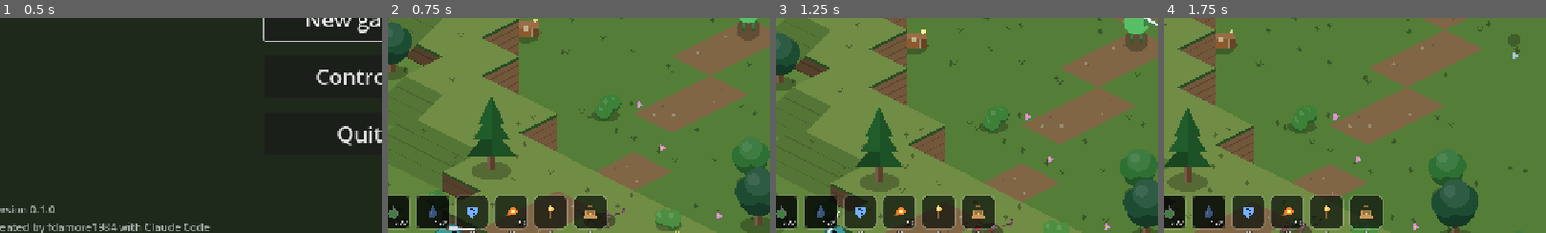
Above: before the commit, frames 1-4 (left to right).
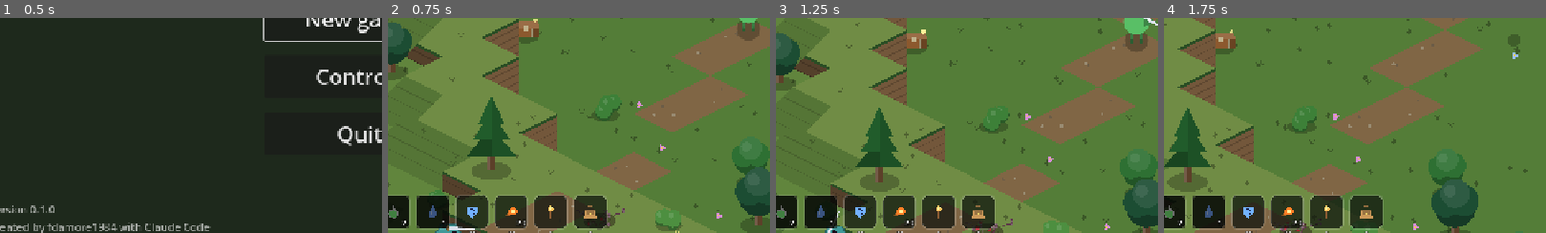
Above: after the commit, the same moments.

Repository: fdamore1984/gobelino-game
Game: Godot game, scene res://scenes/menu.tscn
Two runs of this game, one before a commit and one after it. Both use one fixed random seed, a clock stepped at 60 frames per second and the inputs below.
Inputs (mouse positions are % of the whole screen's width and height, from its top left):
- Up to frame 1 (0.5 s): no input
- Up to frame 2 (0.75 s): click "New game" at 0.5 s
- Up to frame 3 (1.25 s): no input
- Up to frame 4 (1.75 s): tap Enter (ui_accept) at 1.25 s; move the mouse to (72, 45) at 1.27 s; hold D (move_right) from 1.28 s (still down); hold Space (dodge) from 1.28 s (still down); click (72, 45) at 1.42 s; tap F (jump) at 1.52 s; tap T (mana_potion) at 1.55 s
The pictures show only the part of the screen within x 3-53%, y 47-97%; the shares and areas given below are measured in that part.

Frame 1 is identical in both runs. In frame 2, less than 0.1% of the frame differs, in the area x 2-16%, y 94-97%; in frame 3, less than 0.1%; in frame 4, less than 0.1%.

Commit message:
Pozioni senza limite, sempre nella cintura
- Pozioni di vita e di mana senza limite: raccolte, comprate o vinte
  vanno nella cintura, mai nell'inventario.
- Tolto il potenziamento +1 pozione.
- Nei salvataggi vecchi le pozioni dell'inventario passano nella
  cintura; il potenziamento già scelto non si mostra più.
- README, pagina itch.io e screenshot aggiornati.

Co-Authored-By: Claude Opus 5.5 <noreply@anthropic.com>
Claude-Session: https://claude.ai/code/session_01RZiywFjVqLoW3b1UN9Ro6e

Diff:
--- a/data/translations.csv
+++ b/data/translations.csv
@@ -22,7 +22,6 @@
 HUD_SHIELD_ACTIVE,Shield: active
 HUD_SHIELD_COOLDOWN,Shield: %d s
 UPGRADE_HEAVY,Chained power strikes +1
-UPGRADE_POTION,Potions +1
 UPGRADE_SHIELD,Shield recharge -2%
 TOUCH_HEAVY,Power
 TOUCH_POTION,Potion
@@ -43,7 +42,6 @@
 POWERUP_DODGE,Dodges
 POWERUP_JUMP,Jumps
 POWERUP_HEALTH,Max health
-POWERUP_POTION,Potions
 POWERUP_SHIELD,Shield recharge
 POWERUP_RUN,Run speed
 POWERUP_EMPOWERED,Perfect parry: empowered attacks %d s
--- a/scenes/game.tscn
+++ b/scenes/game.tscn
@@ -193,11 +193,6 @@
 custom_minimum_size = Vector2(222, 176)
 layout_mode = 2
 
-[node name="UpgradePotion" type="Button" parent="HUD/LevelUp/Center/VBox/Upgrades"]
-unique_name_in_owner = true
-custom_minimum_size = Vector2(222, 176)
-layout_mode = 2
-
 [node name="UpgradeShield" type="Button" parent="HUD/LevelUp/Center/VBox/Upgrades"]
 unique_name_in_owner = true
 custom_minimum_size = Vector2(222, 176)
--- a/scripts/game.gd
+++ b/scripts/game.gd
@@ -557,7 +557,7 @@
 	var xp := int(data["xp_per_level"]) * _player.level
 	_world.set_totem_state(_challenge_arena, "used")
 	_challenge_arena = Vector2.INF
-	_player.potions = mini(_player.potions + int(data["potion_reward"]), _player.max_potions)
+	_player.potions += int(data["potion_reward"])
 	_hud.flash_challenge(tr("CHALLENGE_WON") % xp)
 	Sfx.play("level_up", _player.global_position)
 	_player.add_experience(xp)
--- a/scripts/hud.gd
+++ b/scripts/hud.gd
@@ -31,7 +31,6 @@
 	"dodge": "UPGRADE_DODGE",
 	"jump": "UPGRADE_JUMP",
 	"health": "UPGRADE_HEALTH",
-	"potion": "UPGRADE_POTION",
 	"shield": "UPGRADE_SHIELD",
 	"run": "UPGRADE_RUN",
 	"mana": "UPGRADE_MANA",
@@ -62,7 +61,6 @@
 	"dodge": %UpgradeDodge as Button,
 	"jump": %UpgradeJump as Button,
 	"health": %UpgradeHealth as Button,
-	"potion": %UpgradePotion as Button,
 	"shield": %UpgradeShield as Button,
 	"run": %UpgradeRun as Button,
 	"mana": %UpgradeMana as Button,
@@ -153,6 +151,9 @@
 	if player.torch_on:
 		rows.append(["torch", tr("POWERUP_TORCH")])
 	for upgrade: String in player.upgrades_taken:
+		# I potenziamenti che non esistono più (per esempio +1 pozione) non si mostrano.
+		if not UPGRADE_NAMES.has(upgrade):
+			continue
 		var name_key := "POWERUP_" + upgrade.to_upper()
 		rows.append([upgrade, tr("POWERUP_UPGRADE") % [tr(name_key), _upgrade_value(upgrade), player.upgrades_taken[upgrade]]])
 	if rows == _power_ups_shown:
@@ -222,8 +223,6 @@
 			return str(player.max_jumps)
 		"health":
 			return str(player.max_health)
-		"potion":
-			return str(player.max_potions)
 		"shield":
 			return "%.1f s" % player.shield_cooldown_max
 		"run":
@@ -367,7 +366,6 @@
 	_card_values["heavy"].text = tr("UPGRADE_VALUE") % [player.max_heavy_chain, player.max_heavy_chain + 1]
 	_card_values["dodge"].text = tr("UPGRADE_VALUE") % [player.max_chained_dodges, player.max_chained_dodges + 1]
 	_card_values["health"].text = tr("UPGRADE_VALUE") % [player.max_health, player.max_health + 1]
-	_card_values["potion"].text = tr("UPGRADE_VALUE") % [player.max_potions, player.max_potions + 1]
 	var cooldown_after := player.shield_cooldown_max * Player.SHIELD_COOLDOWN_UPGRADE
 	_card_values["shield"].text = tr("UPGRADE_VALUE_SECONDS") % [player.shield_cooldown_max, cooldown_after]
 	_card_values["jump"].text = tr("UPGRADE_VALUE") % [player.max_jumps, player.max_jumps + 1]
--- a/scripts/hud_actions.gd
+++ b/scripts/hud_actions.gd
@@ -82,9 +82,9 @@
 func _count(kind: String) -> String:
 	match kind:
 		"potion":
-			return "%d/%d" % [player.potions, player.max_potions]
+			return str(player.potions)
 		"mana":
-			return "%d/%d" % [player.mana_potions, player.max_mana_potions]
+			return str(player.mana_potions)
 		"spell":
 			return str(roundi(Player.SPELL_COST))
 		"bag":
--- a/scripts/player.gd
+++ b/scripts/player.gd
@@ -197,7 +197,6 @@
 const MANA_UPGRADE := 20.0
 const MANA_POTION_RESTORE := 40.0
 const START_MANA_POTIONS := 1
-const MAX_MANA_POTIONS := 2
 ## Palla di fuoco: costo, attesa tra un lancio e l'altro, danni (crescono
 ## con il livello e con i potenziamenti della magia, +20% ciascuno).
 const SPELL_COST := 20.0
@@ -277,8 +276,8 @@
 var mana := START_MANA
 var max_mana := START_MANA
 var _base_max_mana := START_MANA
+## Pozioni nella cintura: non hanno limite.
 var mana_potions := START_MANA_POTIONS
-var max_mana_potions := MAX_MANA_POTIONS
 ## Bonus alla potenza della magia dai potenziamenti (0.2 = +20%).
 var spell_bonus := 0.0
 var inventory := Inventory.new()
@@ -292,7 +291,6 @@
 var max_jumps := START_JUMPS
 ## Bonus alla velocità di corsa (0.02 = +2%).
 var run_speed_bonus := 0.0
-var max_potions := START_POTIONS
 var potions := START_POTIONS
 var shield_cooldown_max := SHIELD_COOLDOWN
 ## Ricarica dello scudo rimasta, e se lo scudo è attivo in questo momento.
@@ -959,8 +957,8 @@
 func save_state() -> Dictionary:
 	return {
 		"level": level, "experience": experience, "health": health, "base_max_health": _base_max_health,
-		"mana": mana, "base_max_mana": _base_max_mana, "potions": potions, "max_potions": max_potions,
-		"mana_potions": mana_potions, "max_mana_potions": max_mana_potions, "spell_bonus": spell_bonus,
+		"mana": mana, "base_max_mana": _base_max_mana, "potions": potions,
+		"mana_potions": mana_potions, "spell_bonus": spell_bonus,
 		"max_combo_hits": max_combo_hits, "max_heavy_chain": max_heavy_chain,
 		"max_chained_dodges": max_chained_dodges, "max_jumps": max_jumps, "run_speed_bonus": run_speed_bonus,
 		"shield_cooldown_max": shield_cooldown_max, "torch_on": torch_on, "upgrades_taken": upgrades_taken,
@@ -976,9 +974,7 @@
 	_base_max_health = int(data.get("base_max_health", _base_max_health))
 	_base_max_mana = float(data.get("base_max_mana", _base_max_mana))
 	potions = int(data.get("potions", potions))
-	max_potions = int(data.get("max_potions", max_potions))
 	mana_potions = int(data.get("mana_potions", mana_potions))
-	max_mana_potions = int(data.get("max_mana_potions", max_mana_potions))
 	spell_bonus = float(data.get("spell_bonus", spell_bonus))
 	max_combo_hits = int(data.get("max_combo_hits", max_combo_hits))
 	max_heavy_chain = int(data.get("max_heavy_chain", max_heavy_chain))
@@ -1002,7 +998,12 @@
 	var kept := {}
 	var saved_items: Array = data.get("items", [])
 	for k in saved_items.size():
-		if known.has(saved_items[k]):
+		# Le pozioni di vita e di mana non stanno più nell'inventario: vanno nella cintura.
+		if saved_items[k] == "potion_health":
+			potions += 1
+		elif saved_items[k] == "potion_mana":
+			mana_potions += 1
+		elif known.has(saved_items[k]):
 			kept[k] = inventory.items.size()
 			inventory.items.append(saved_items[k])
 	inventory.equipped.clear()
@@ -1089,9 +1090,6 @@
 			_base_max_health += 1
 			health += 1
 			_refresh_stats()
-		"potion":
-			max_potions += 1
-			potions += 1
 		"shield":
 			shield_cooldown_max *= SHIELD_COOLDOWN_UPGRADE
 			shield_cooldown = minf(shield_cooldown, shield_cooldown_max)
@@ -1398,8 +1396,9 @@
 	Sfx.play("fireball", global_position)
 
 
-## Raccoglie un oggetto: le monete vanno nel borsello, le pozioni nella
-## cintura se c'è posto, il resto nell'inventario.
+## Raccoglie un oggetto: le monete vanno nel borsello, le pozioni di vita e
+## di mana nella cintura (senza limite, mai nell'inventario), il resto
+## nell'inventario.
 func pickup(id: String, amount := 1) -> void:
 	match id:
 		"gold":
@@ -1407,15 +1406,13 @@
 			Sfx.play("coin", global_position)
 			return
 		"potion_health":
-			if potions < max_potions:
-				potions += 1
-				Sfx.play("pickup", global_position)
-				return
+			potions += amount
+			Sfx.play("pickup", global_position)
+			return
 		"potion_mana":
-			if mana_potions < max_mana_potions:
-				mana_potions += 1
-				Sfx.play("pickup", global_position)
-				return
+			mana_potions += amount
+			Sfx.play("pickup", global_position)
+			return
 	inventory.add(id)
 	Sfx.play("pickup", global_position)
 
Binary file changed: store/itch/cover_en.png
Binary file changed: store/itch/en_10_controls.png
Binary file changed: store/itch/en_11_cave.png
Binary file changed: store/itch/en_12_dungeon.png
Binary file changed: store/itch/en_1_combat.png
Binary file changed: store/itch/en_2_parry.png
Binary file changed: store/itch/en_3_level_up.png
Binary file changed: store/itch/en_4_menu.png
Binary file changed: store/itch/en_5_challenge.png
Binary file changed: store/itch/en_6_inventory.png
Binary file changed: store/itch/en_7_merchant.png
Binary file changed: store/itch/en_8_shop.png
(and 3 more such lines)
